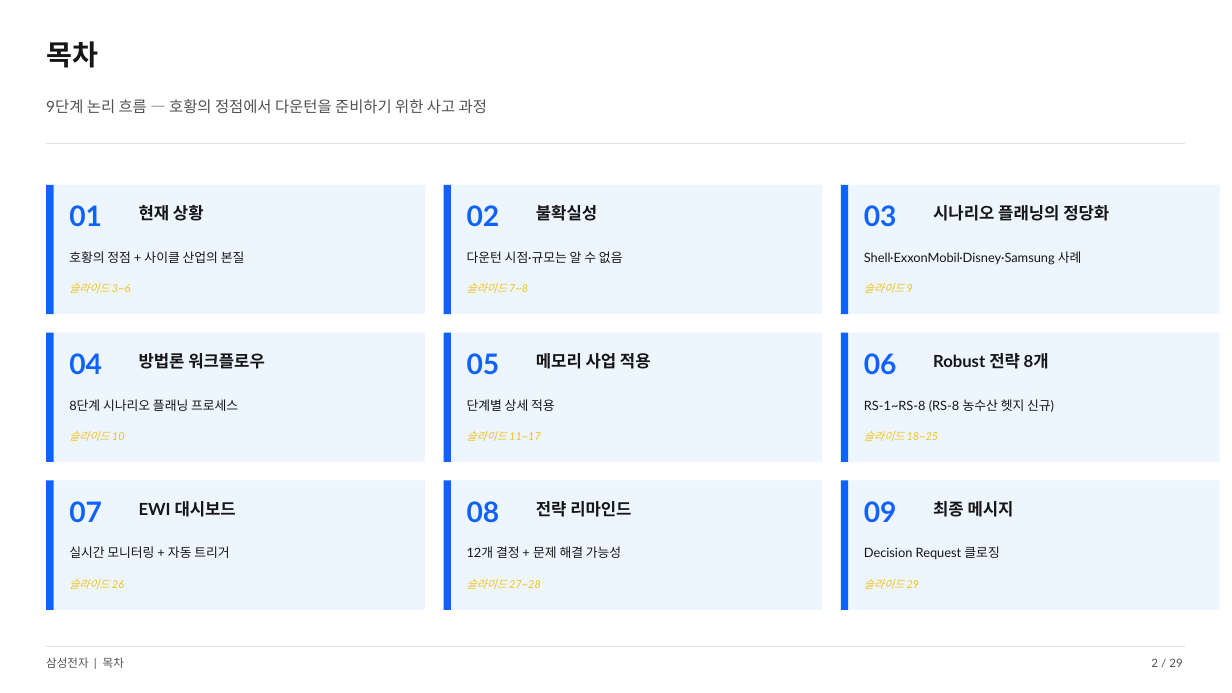
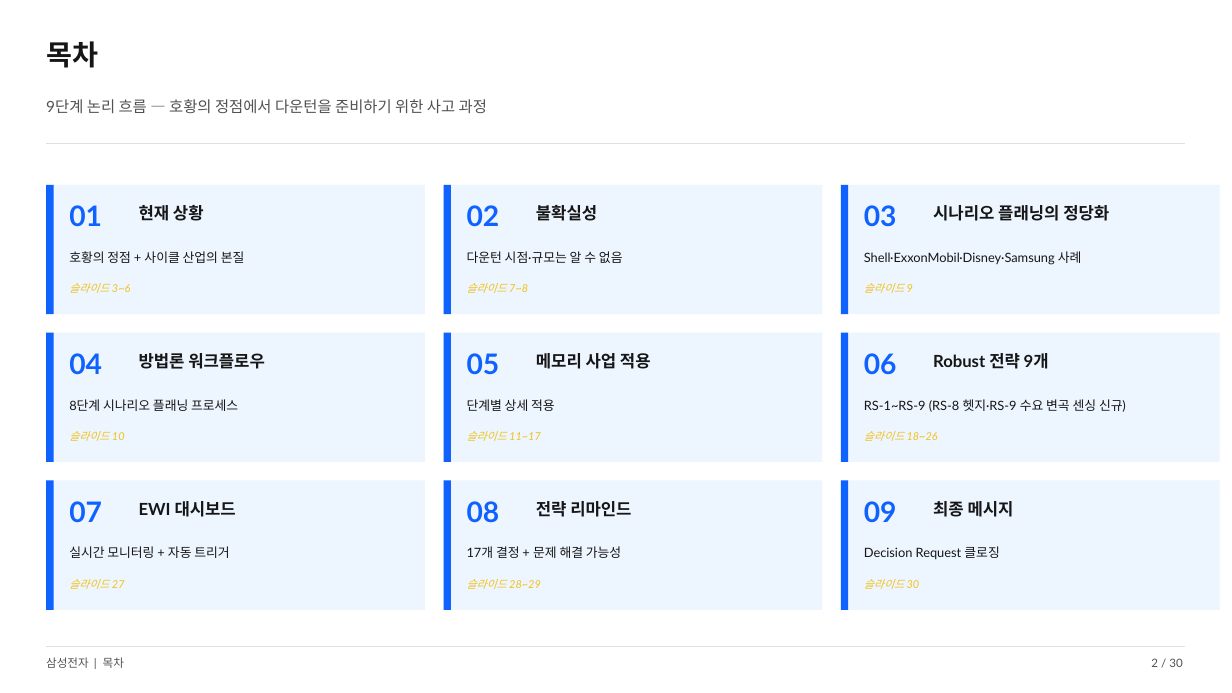
Before and after one commit to k31001/action-learning, a slide deck: slide 2 of outputs/presentation/samsung-memory-scenario-planning-carbon.pptx. Drawn at 1232x693 pixels with LibreOffice and Linux fonts; fonts in the diff are those of the drawing. Boxes give left, top, right and bottom in pixels: in the first picture for what was removed or moved away, otherwise in the second. Text is boxed around its words. In the diff, an @@ line names an element or a change of style, - is before the commit and + after.

```diff
--- a/outputs/presentation/samsung-memory-scenario-planning-carbon.pptx
+++ b/outputs/presentation/samsung-memory-scenario-planning-carbon.pptx
@@ text at (933,353,1049,369): text changed @@
-Robust 전략 8개
+Robust 전략 9개
@@ text at (864,399,1126,412): text changed @@
-RS-1~RS-8 (RS-8 농수산 헷지 신규)
+RS-1~RS-9 (RS-8 헷지·RS-9 수요 변곡 센싱 신규)
@@ text at (864,431,938,441): text changed @@
-슬라이드 18~25
+슬라이드 18~26
@@ text at (467,546,621,558): text changed @@
-12개 결정 + 문제 해결 가능성
+17개 결정 + 문제 해결 가능성
@@ text at (69,579,125,589): text changed @@
-슬라이드 26
+슬라이드 27
@@ text at (467,579,541,589): text changed @@
-슬라이드 27~28
+슬라이드 28~29
@@ text at (864,579,920,589): text changed @@
-슬라이드 29
+슬라이드 30
@@ text at (1151,658,1182,667): text changed @@
-2 / 29
+2 / 30
```
Also in this commit, not shown: 27 other slides changed, 1 slide added, 34 other files.
